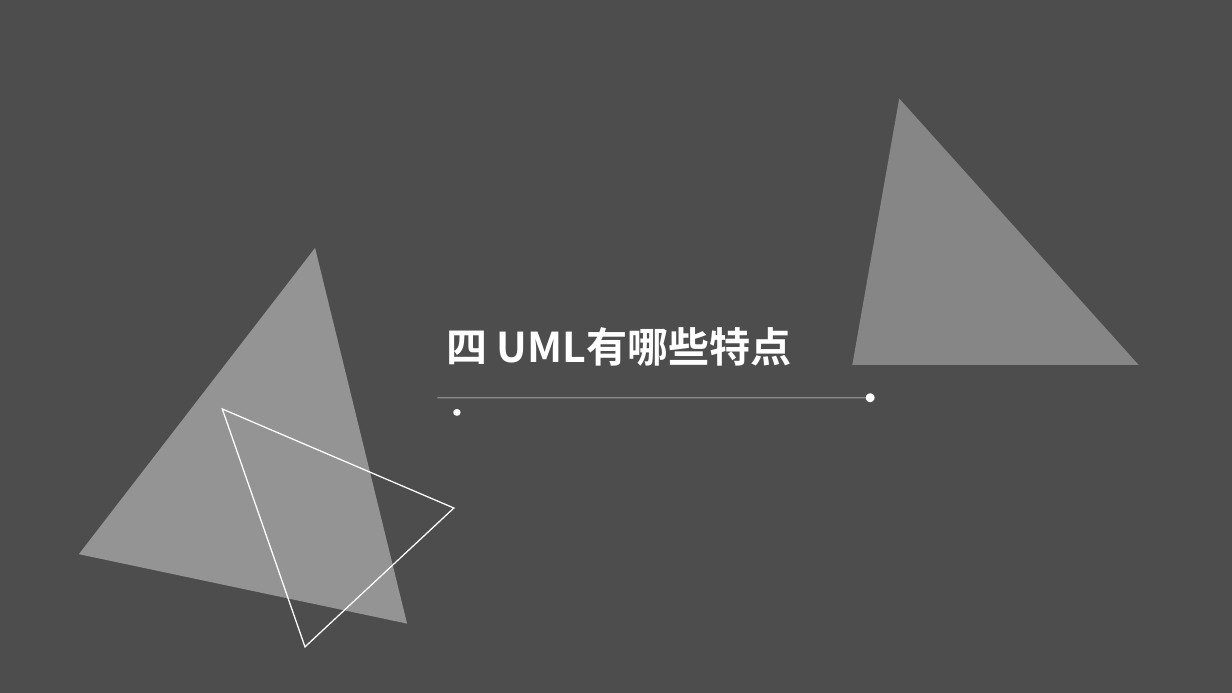
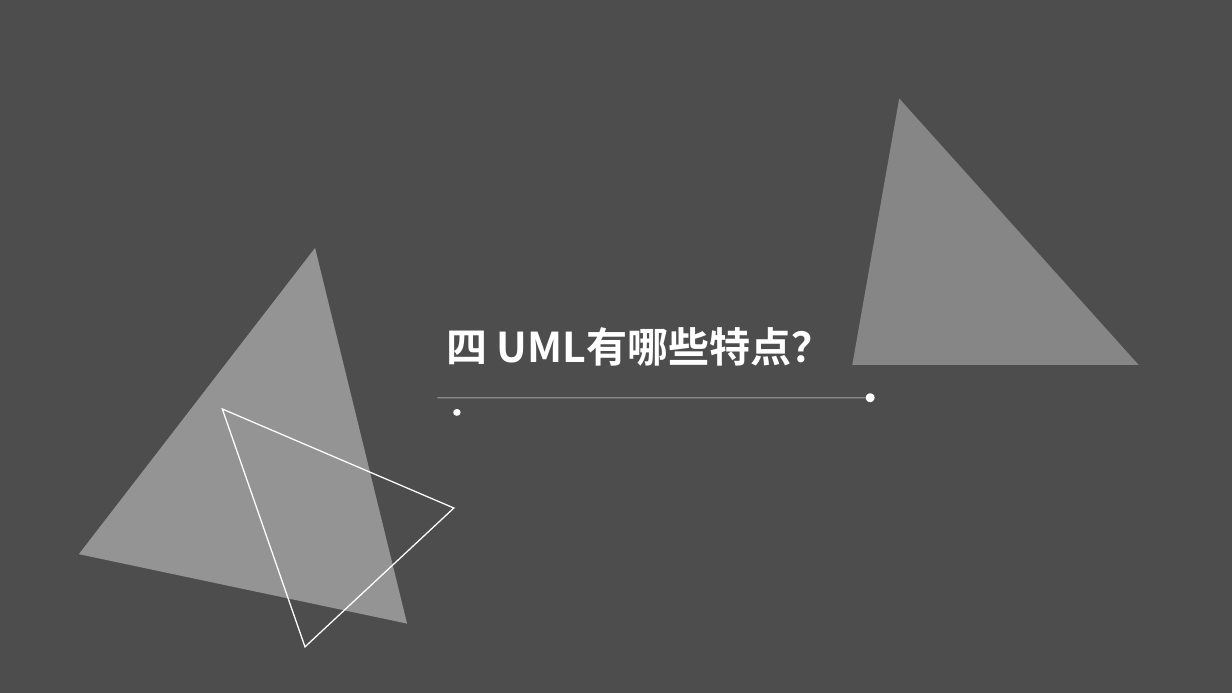
Before and after one commit to woncat/PRD2017, a slide deck: slide 12 of PRD-2017-G25-UML概述PPT V1.0.ppt (slide 11 before the commit). Drawn at 1232x693 pixels with LibreOffice and Linux fonts; fonts in the diff are those of the drawing; background and template pictures are left out; a plain dark background stands for a picture behind light text. Boxes give left, top, right and bottom in pixels: in the first picture for what was removed or moved away, otherwise in the second. Text is boxed around its words. In the diff, an @@ line names an element or a change of style, - is before the commit and + after.

```diff
--- a/PRD-2017-G25-UML概述PPT V1.0.ppt
+++ b/PRD-2017-G25-UML概述PPT V1.0.ppt
@@ text at [446, 327, 833, 366]: text changed @@
-四 UML有哪些特点
+四 UML有哪些特点？
```
Also in this commit, not shown: 11 other slides changed.
